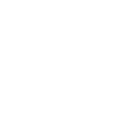
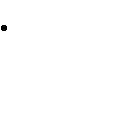
Layer changes from the first 128px x 128px image to the second:
painted on "text" over [1, 25, 7, 31]
